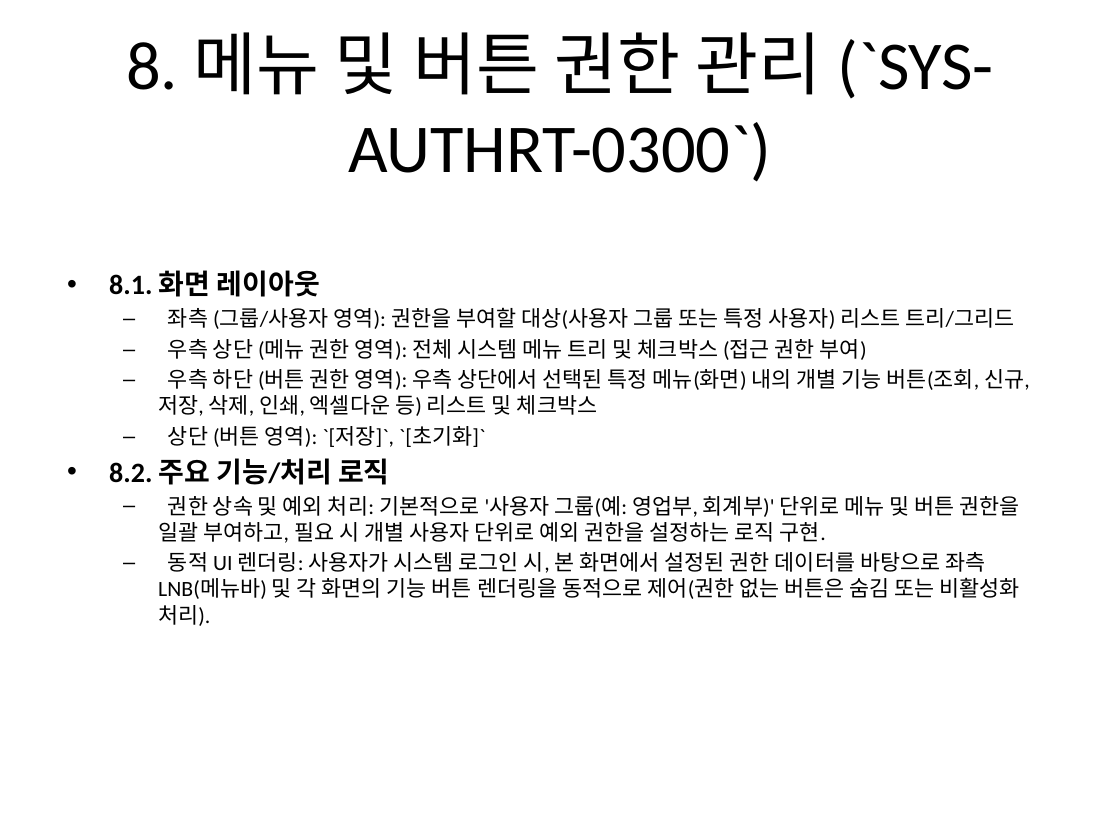
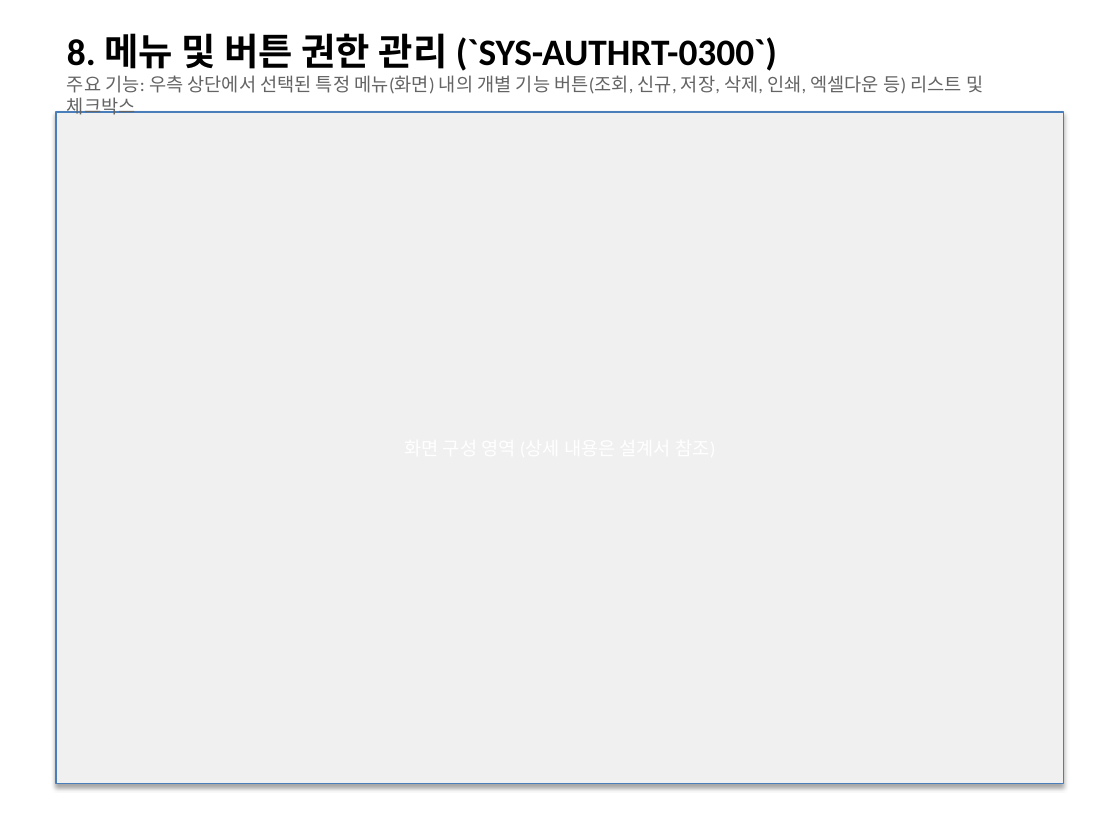
Before and after one commit to sooil-c/PSA-DOCS, a slide deck: slide 9 of 02_설계/화면정의서.pptx. Drawn at 1120x840 pixels with LibreOffice and Linux fonts; fonts in the diff are those of the drawing. Boxes give left, top, right and bottom in pixels: in the first picture for what was removed or moved away, otherwise in the second. Text is boxed around its words. In the diff, an @@ line names an element or a change of style, - is before the commit and + after.

```diff
--- a/02_설계/화면정의서.pptx
+++ b/02_설계/화면정의서.pptx
@@ text "8. 메뉴 및 버튼 권한 ..." moved from (x1=126, y1=32, x2=993, y2=182) to (x1=67, y1=33, x2=777, y2=71) @@
@@ text "8. 메뉴 및 버튼 권한 ..." at (x1=67, y1=33, x2=777, y2=71): size 44 to 24 pt, bold on; alignment centre to left; vertical alignment middle to top @@
@@ text added at (x1=67, y1=75, x2=983, y2=115), 12 pt, text #646464 @@
+주요 기능: 우측 상단에서 선택된 특정 메뉴(화면) 내의 개별 기능 버튼(조회, 신규, 저장, 삭제, 인쇄, 엑셀다운 등) 리스트 및 체크박스
@@ rectangle resized from (x1=109, y1=270, x2=1030, y2=626) to (x1=56, y1=112, x2=1064, y2=784) @@
@@ rectangle at (x1=56, y1=112, x2=1064, y2=784): fill none to #F0F0F0; outline none to #4B7EBC 0.75 pt; shadow on @@
@@ text in rectangle at (x1=109, y1=270, x2=1030, y2=626): text removed @@
-• 8.1. 화면 레이아웃
-  – 좌측 (그룹/사용자 영역): 권한을 부여할 대상(사용자 그룹 또는 특정 사용자) 리스트 트리/그리드
-  – 우측 상단 (메뉴 권한 영역): 전체 시스템 메뉴 트리 및 체크박스 (접근 권한 부여)
-  – 우측 하단 (버튼 권한 영역): 우측 상단에서 선택된 특정 메뉴(화면) 내의 개별 기능 버튼(조회, 신규, 저장, 삭제, 인쇄, 엑셀다운 등) 리스트 및 체크박스
-  – 상단 (버튼 영역): `[저장]`, `[초기화]`
-• 8.2. 주요 기능/처리 로직
-  – 권한 상속 및 예외 처리: 기본적으로 '사용자 그룹(예: 영업부, 회계부)' 단위로 메뉴 및 버튼 권한을 일괄 부여하고, 필요 시 개별 사용자 단위로 예외 권한을 설정하는 로직 구현.
-  – 동적 UI 렌더링: 사용자가 시스템 로그인 시, 본 화면에서 설정된 권한 데이터를 바탕으로 좌측 LNB(메뉴바) 및 각 화면의 기능 버튼 렌더링을 동적으로 제어(권한 없는 버튼은 숨김 또는 비활성화 처리).
```
Also in this commit, not shown: 5 other slides changed, 4 slides added, 4 slides removed.
